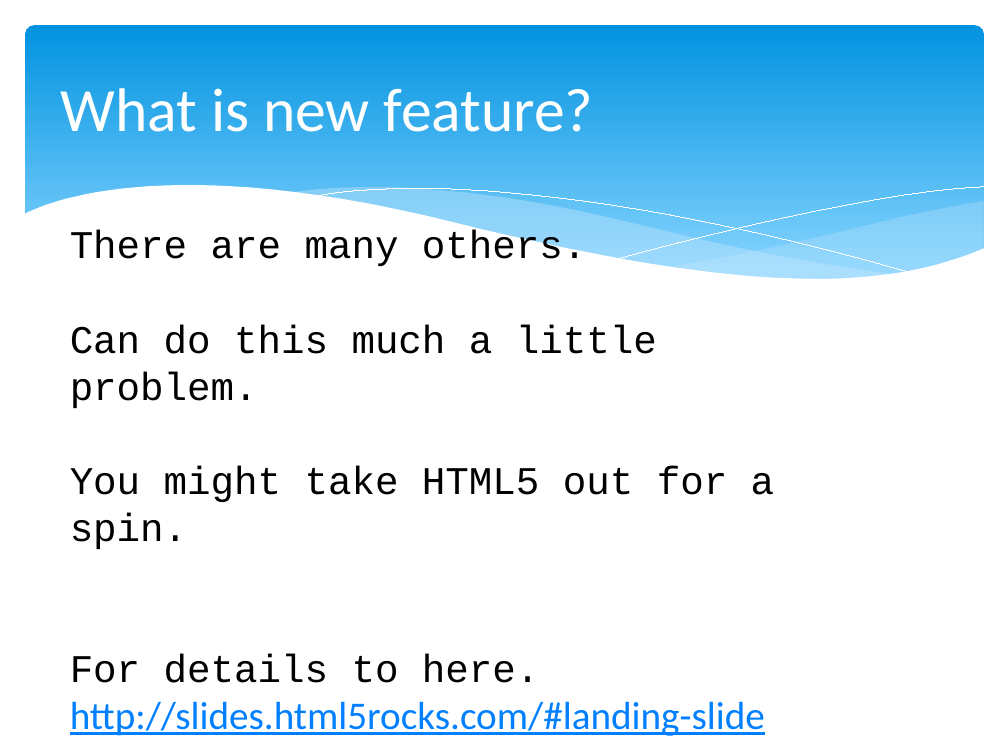
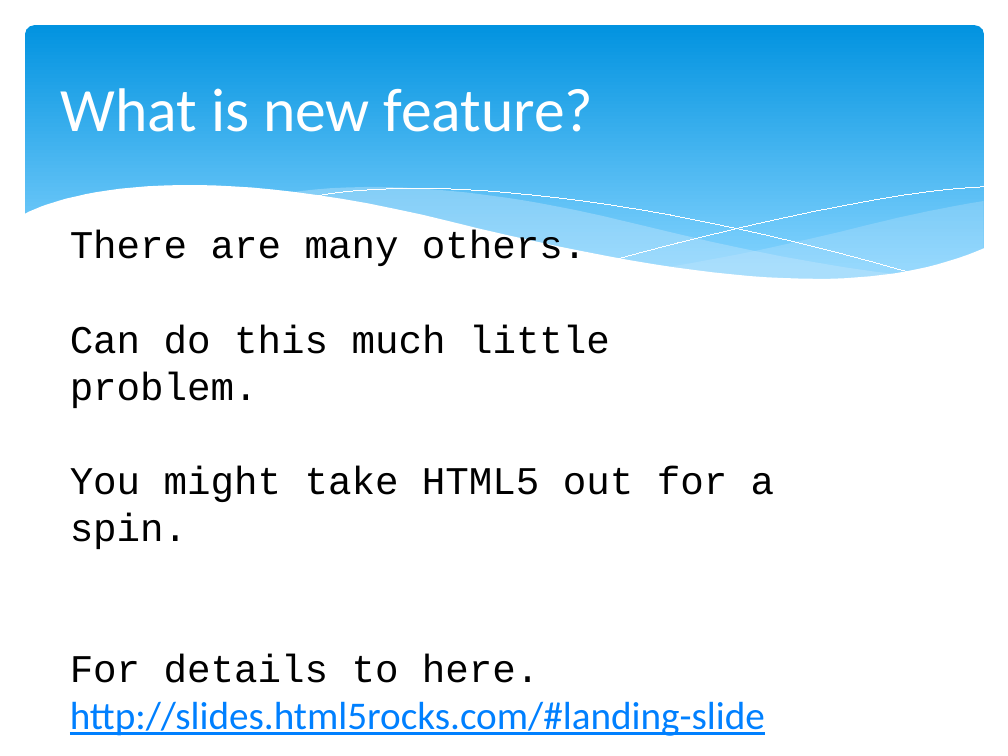
Before and after one commit to YAMADA-Yusuke/teck_talk, a slide deck: slide 13 of TeckTalk_LT_En.pptx. Drawn at 1008x756 pixels with LibreOffice and Linux fonts; fonts in the diff are those of the drawing. Boxes give left, top, right and bottom in pixels: in the first picture for what was removed or moved away, otherwise in the second. Text is boxed around its words. In the diff, an @@ line names an element or a change of style, - is before the commit and + after.

Commit message:
文言修正

```diff
--- a/TeckTalk_LT_En.pptx
+++ b/TeckTalk_LT_En.pptx
@@ text at (70,324,610,408): text changed @@
-Can do this much a little problem.
+Can do this much little problem.
```
